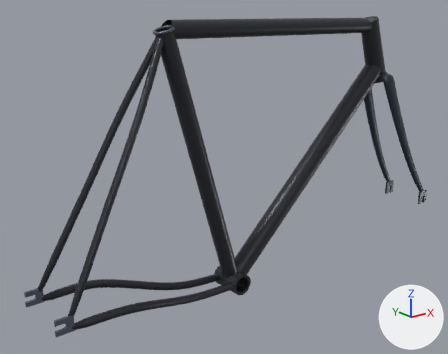
One commit to the glTF model frontend/public/models/frames/state-black-label-v3-55.glb: the scene before it, then after it.
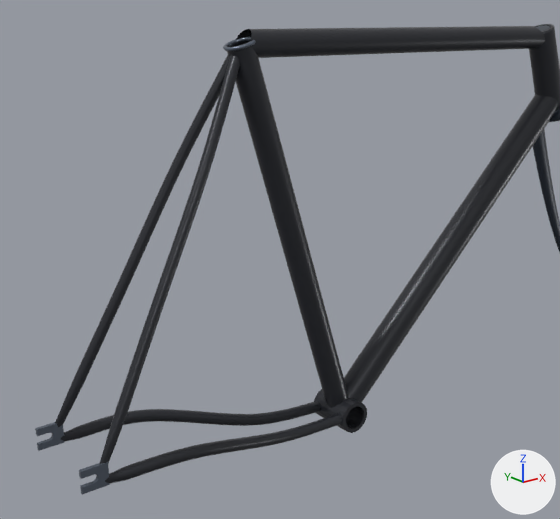
The first picture shows the older version from a 50 mm lens placed at (-0.767, -0.93, 0.606), pointed at (0.013, 0.045, 0.216). The close-ups show the older and then the newer version on the part from 0% to 85% of the width and 0% to 100% of the height of that picture. Only the edits that show in the close-ups are written down. Every picture has the same lights, and +X, +Y and +Z are marked at lower right. Where no turn or scale is listed for an object, it has been applied to the vertices. Vertices at exactly the same position are counted once.

In view in the first close-up: 'fork_blade_-1', 'paint_bottom_bracket', 'paint_chainstay_-1', 'paint_chainstay_1', 'paint_down', 'paint_head', 'paint_seat', 'paint_seatstay_-1', 'paint_seatstay_1', 'paint_top', 'rear_dropout_-1', 'rear_dropout_1', 'seat_collar' and 2 more.
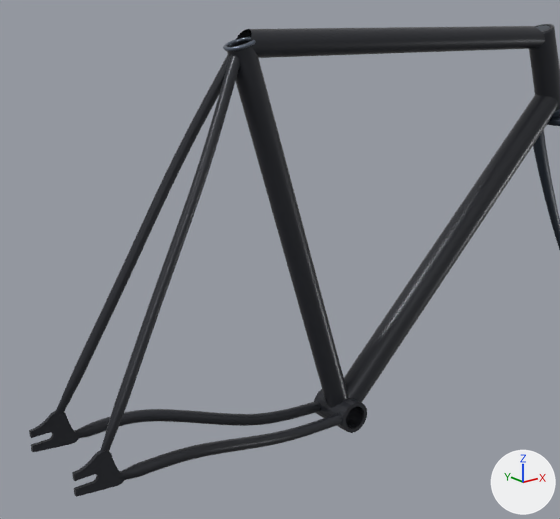
Where the newer file only moved an object's origin or applied its transform, the numbers keep the older frame.

Pixel boxes (x1, y1, x2, y2) of what changed, in the close-ups (560 x 519 px; the box of a moved part takes in the faces that stretch with it):
'paint_seatstay_1', rescaled: before (99, 55, 240, 464); after (100, 54, 240, 452)
'paint_seatstay_-1', rescaled: before (55, 54, 230, 427); after (55, 54, 230, 416)
'rear_dropout_1', recoloured, reshaped (greyish blue to dark grey, 69% wider, 38% taller): before (79, 462, 110, 495); after (72, 451, 125, 497)
'rear_dropout_-1', recoloured, reshaped (greyish blue to dark grey, 65% wider, 40% taller): before (35, 422, 65, 451); after (29, 411, 79, 452)
part 2 of me_mesh_6, moved or reshaped: before (35, 422, 110, 495); after (29, 411, 79, 452)

What changed in the scene script:
```text
Change mat_material_6:
    mat_material_6.base_color: (0.15, 0.178, 0.227) -> (0.0296, 0.0319, 0.0395)  # greyish blue #6c7583 -> dark grey #303238
Change me_mesh_4:
    used by ob_paint_seatstay__1; location = (-0.409, 0.0, 0.068)
    remove me_mesh_4.from_pydata(...)  # 136 vertices, 256 faces; spans x 0.007..0.246, y -0.003..0.065, z 0.005..0.448
    add me_mesh_4.from_pydata(...)  # 136 vertices, 256 faces; spans x 0.009..0.246, y -0.003..0.065, z 0.02..0.448
    me_mesh_4 part 1: the whole mesh is scaled about its middle by (0.991, 0.999, 0.966), then moved by (0.001, 0.0, 0.008)
Change me_mesh_6:
    used by ob_rear_dropout__1; parent = ob_frame_and_fork; location = (0.0, 0.0625, 0.0)
    remove me_mesh_6.from_pydata(...)  # 76 vertices, 148 faces; spans x -0.0145..0.0185, y -0.0025..0.0025, z -0.0145..0.0145
    add me_mesh_6.from_pydata(...)  # 80 vertices, 156 faces; spans x -0.022..0.0382, y -0.0025..0.0025, z -0.0191..0.0292
    me_mesh_6 part 2: the whole mesh is rebuilt
Change me_mesh_7:
    used by ob_paint_seatstay_1; location = (-0.409, 0.0, 0.068)
    remove me_mesh_7.from_pydata(...)  # 136 vertices, 256 faces; spans x 0.007..0.246, y -0.065..0.003, z 0.005..0.448
    add me_mesh_7.from_pydata(...)  # 136 vertices, 256 faces; spans x 0.009..0.246, y -0.065..0.003, z 0.02..0.448
    me_mesh_7 part 3: the whole mesh is scaled about its middle by (0.991, 0.999, 0.966), then moved by (0.001, 0.0, 0.008)
Add me_mesh_9_1:
    me_mesh_9_1.from_pydata(...)  # 80 vertices, 156 faces; spans x -0.022..0.0382, y -0.0025..0.0025, z -0.0191..0.0292
    me_mesh_9_1.materials.append(mat_material_9)  # dark grey #303238
Change ob_rear_dropout_1:
    ob_rear_dropout_1: bpy.data.objects.new('rear_dropout_1', me_mesh_6) -> bpy.data.objects.new('rear_dropout_1', me_mesh_9_1)
```
